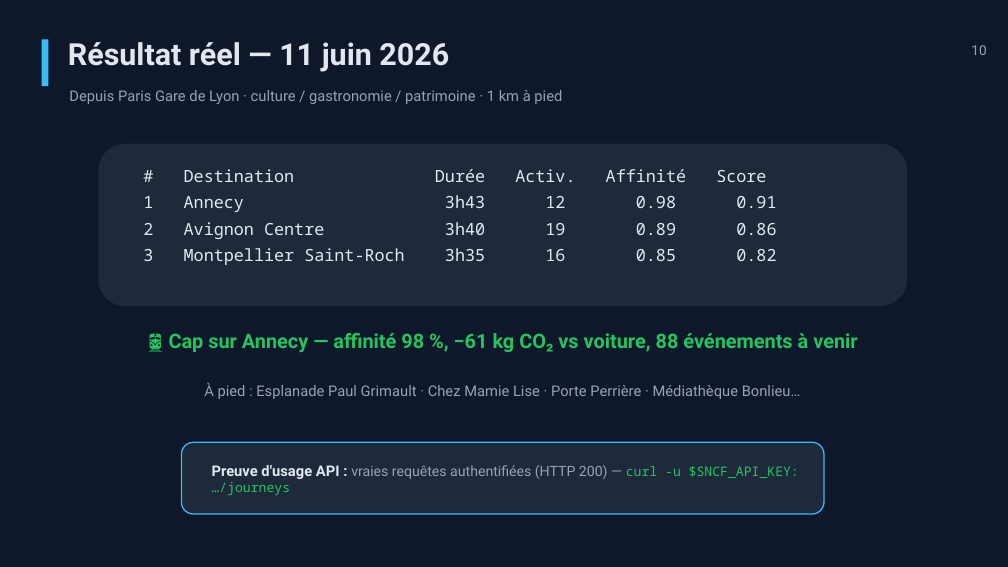
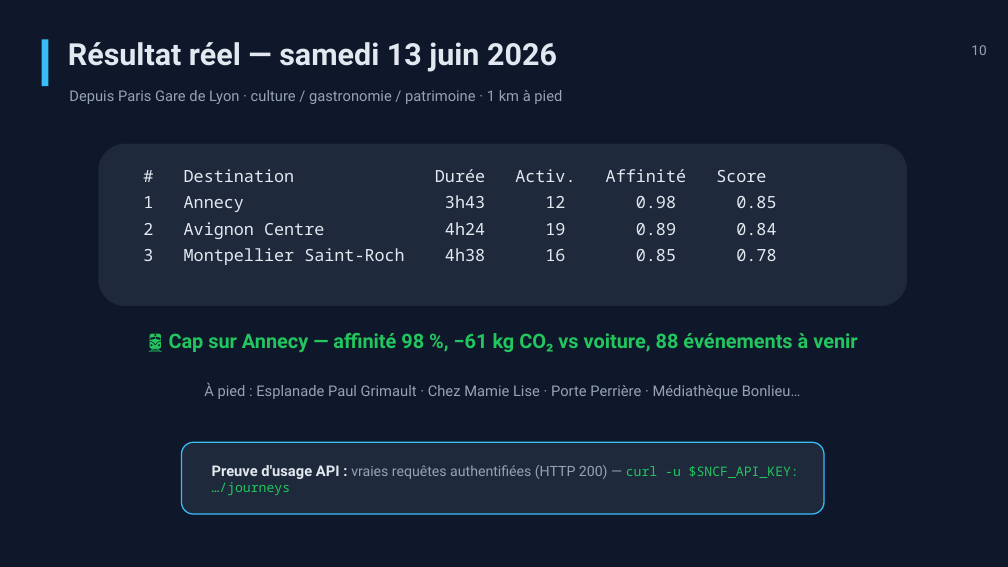
Before and after one commit to ilya32e/Tourisme-en-train, a slide deck: slide 10 of docs/presentation_escapade_v2.pptx. Drawn at 1008x567 pixels with LibreOffice and Linux fonts; fonts in the diff are those of the drawing. Boxes give left, top, right and bottom in pixels: in the first picture for what was removed or moved away, otherwise in the second. Text is boxed around its words. In the diff, an @@ line names an element or a change of style, - is before the commit and + after.

```diff
--- a/docs/presentation_escapade_v2.pptx
+++ b/docs/presentation_escapade_v2.pptx
@@ text at [68,42,557,72]: text changed @@
-Résultat réel — 11 juin 2026
+Résultat réel — samedi 13 juin 2026
@@ text at [143,195,776,265]: text changed @@
-1 Annecy 3h43 12 0.98 0.91
-2 Avignon Centre 3h40 19 0.89 0.86
-3 Montpellier Saint-Roch 3h35 16 0.85 0.82
+1 Annecy 3h43 12 0.98 0.85
+2 Avignon Centre 4h24 19 0.89 0.84
+3 Montpellier Saint-Roch 4h38 16 0.85 0.78
```
Also in this commit, not shown: 6 other slides changed, 4 other files.
